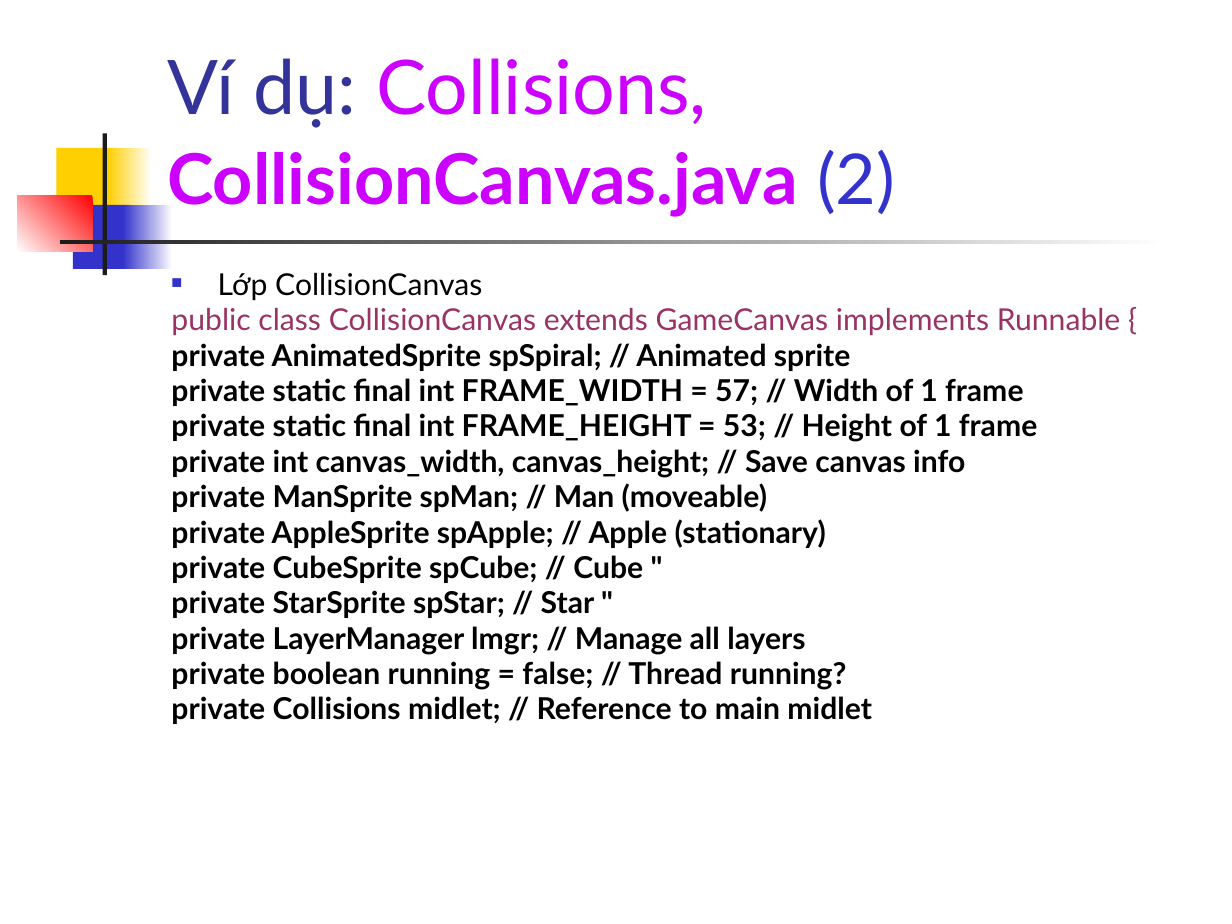
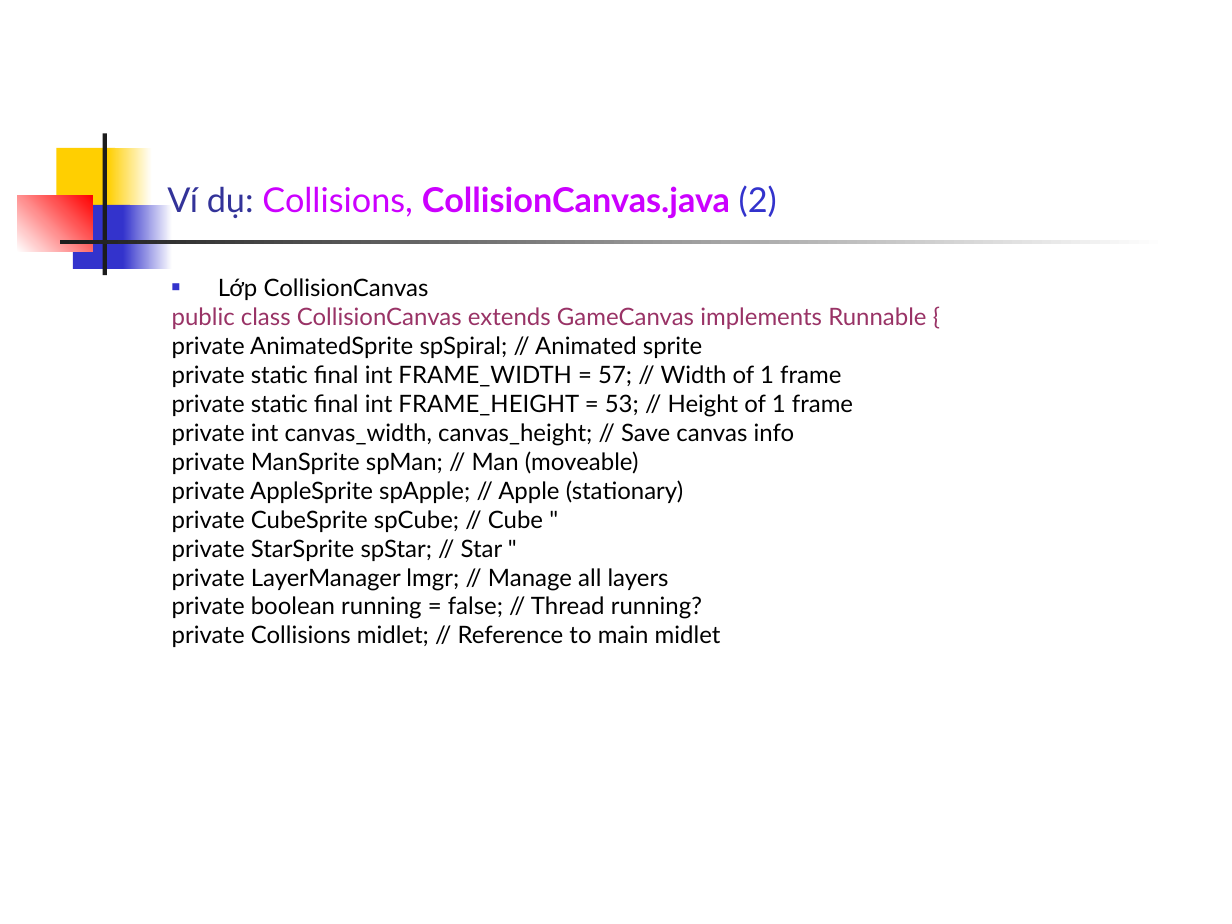
Before and after one commit to phamtuanchip/labs, a slide deck: slide 21 of M1304M-C1304M/j2me/slides/Session14.ppt. Drawn at 1232x924 pixels with LibreOffice and Linux fonts; fonts in the diff are those of the drawing. Boxes give left, top, right and bottom in pixels: in the first picture for what was removed or moved away, otherwise in the second. Text is boxed around its words. In the diff, an @@ line names an element or a change of style, - is before the commit and + after.

```diff
--- a/M1304M-C1304M/j2me/slides/Session14.ppt
+++ b/M1304M-C1304M/j2me/slides/Session14.ppt
@@ title "Ví dụ: Collisions, CollisionCanvas.java (2)" at <box>167,185,777,218</box>: size 44 to 20 pt in "Ví dụ: Collisions,"; size 41 to 20 pt in "CollisionCanvas.java (2)" @@
@@ rectangle at <box>123,205,172,269</box>: fill gradient #FFFFFF to #3333CC to gradient #3333CC to #FFFFFF @@
@@ text "Lớp CollisionCanvas" at <box>172,278,926,647</box>: size 17.6 to 14 pt; bold off in "private AnimatedSprite spSpiral; // Animated sprite", "private static final int FRAME_WIDTH = 57; ...", "private static final int FRAME_HEIGHT = 53; ...", "private int canvas_width, canvas_height; // Save canvas ..." and 7 more places; line spacing 0.6 to 0.8; less space between paragraphs @@
```
Also in this commit, not shown: 22 other slides changed, 27 other files.
